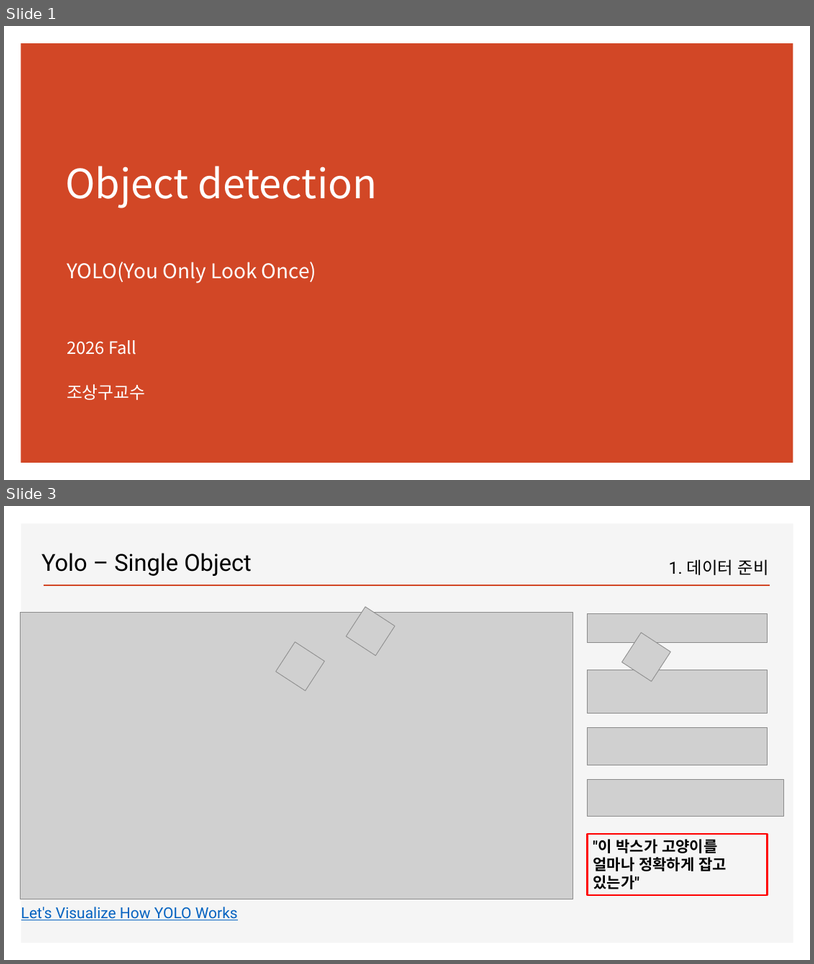
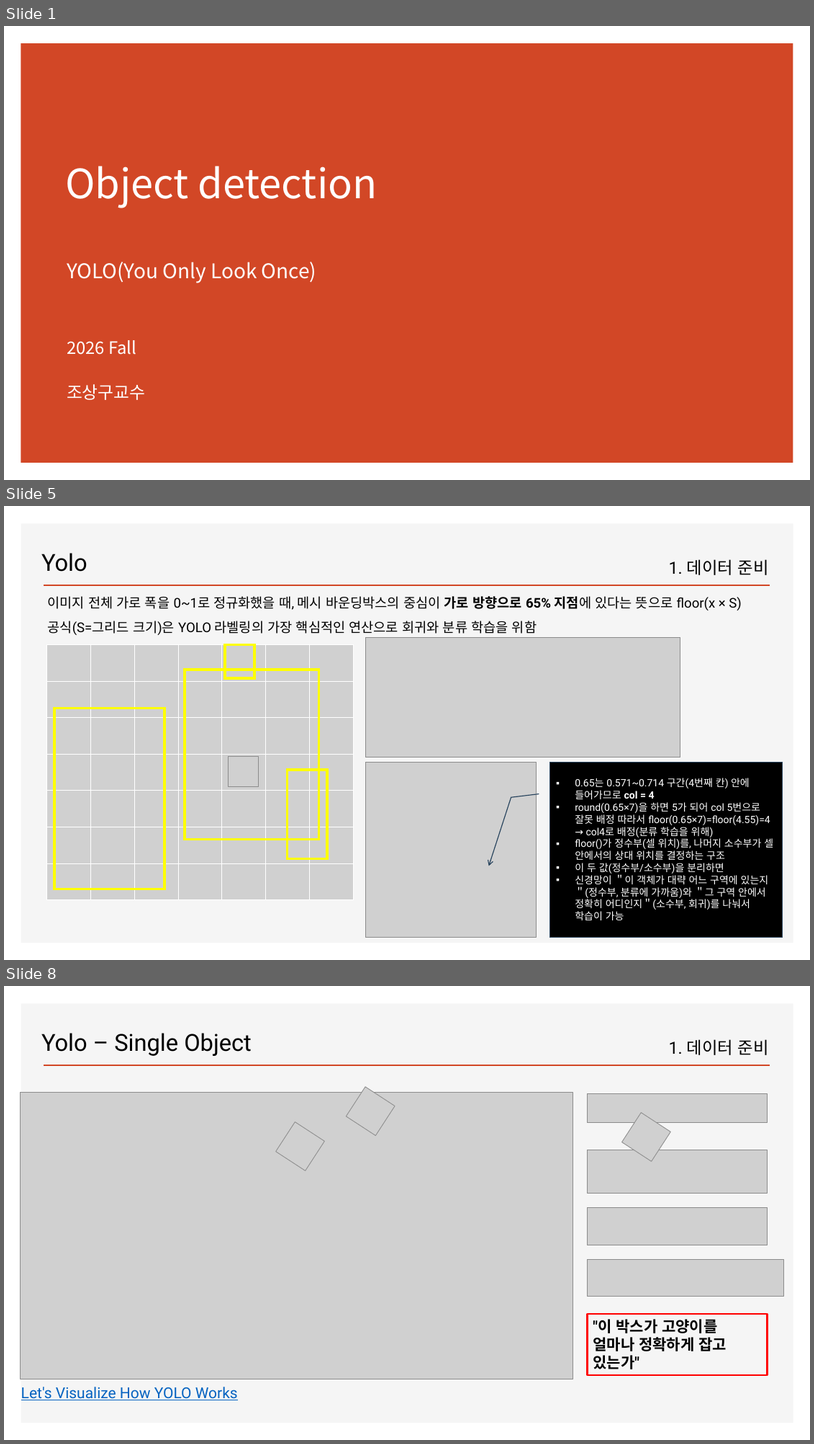
Before and after one commit to ancestor9/2026_Fall_Deep-Learning-with-Python, a slide deck: Chapter 12 Object detection.pptx. Shown one above the other, each under a label of ours: slides 1 and 3 before the commit, slides 1, 5 and 8 after it; the slides between them are not shown. The pictures are 814x964 and 814x1444 pixels, drawn with LibreOffice and Linux fonts; fonts in the diff are those of the drawing; grey boxes stand for pictures; background and template pictures are left out. Boxes give left, top, right and bottom in pixels: in the first picture for what was removed or moved away, otherwise in the second. Text is boxed around its words. In the diff, an @@ line names an element or a change of style, - is before the commit and + after.

```diff
--- a/Chapter 12 Object detection.pptx
+++ b/Chapter 12 Object detection.pptx
@@ slide 5 added at bbox=[4, 506, 810, 960], background #FFFFFF; not listed: 2 template elements that a slide beside it also shows @@
@@ text added at bbox=[41, 553, 88, 572], 28 pt, text #000000 @@
+Yolo
@@ text added at bbox=[669, 559, 769, 575], 20 pt, text #000000 @@
+1. 데이터 준비
@@ text added at bbox=[48, 596, 742, 635], 16 pt, text #000000 @@
+이미지 전체 가로 폭을 0~1로 정규화했을 때, 메시 바운딩박스의 중심이 가로 방향으로 65% 지점에 있다는 뜻으로 floor(x × S) 공식(S=그리드 크기)은 YOLO 라벨링의 가장 핵심적인 연산으로 회귀와 분류 학습을 위함
@@ picture added at bbox=[47, 644, 353, 900] @@
@@ table added at bbox=[47, 644, 352, 900], 7 rows, 7 columns @@
+ |  |  |  |  |  | 
+ |  |  |  |  |  | 
+ |  |  |  |  |  | 
+ |  |  |  |  |  | 
+ |  |  |  |  |  | 
+ |  |  |  |  |  | 
+ |  |  |  |  |  | 
@@ rectangle added at bbox=[226, 644, 255, 678], outline #FFFF00 3 pt @@
@@ picture added at bbox=[365, 637, 681, 757] @@
@@ rectangle added at bbox=[185, 670, 319, 839], outline #FFFF00 3 pt @@
@@ rectangle added at bbox=[54, 708, 165, 889], outline #FFFF00 3 pt @@
@@ picture added at bbox=[228, 756, 258, 786] @@
@@ picture added at bbox=[365, 762, 536, 937] @@
@@ border callout added at bbox=[550, 762, 782, 937], fill #000000, outline #28445D 1 pt, 12 pt, text #FFFFFF @@
+▪ 0.65는 0.571~0.714 구간(4번째 칸) 안에 들어가므로 col = 4
+▪ round(0.65×7)을 하면 5가 되어 col 5번으로 잘못 배정 따라서 floor(0.65×7)=floor(4.55)=4 → col4로 배정(분류 학습을 위해)
+▪ floor()가 정수부(셀 위치)를, 나머지 소수부가 셀 안에서의 상대 위치를 결정하는 구조
+▪ 이 두 값(정수부/소수부)을 분리하면
+▪ 신경망이 ＂이 객체가 대략 어느 구역에 있는지＂(정수부, 분류에 가까움)와 ＂그 구역 안에서 정확히 어디인지＂(소수부, 회귀)를 나눠서 학습이 가능
@@ rectangle added at bbox=[288, 770, 328, 859], outline #FFFF00 3 pt @@
@@ what was slide 3 is now slide 8 @@
```
Also in this commit, not shown: 2 slides changed, 4 other slides added.
